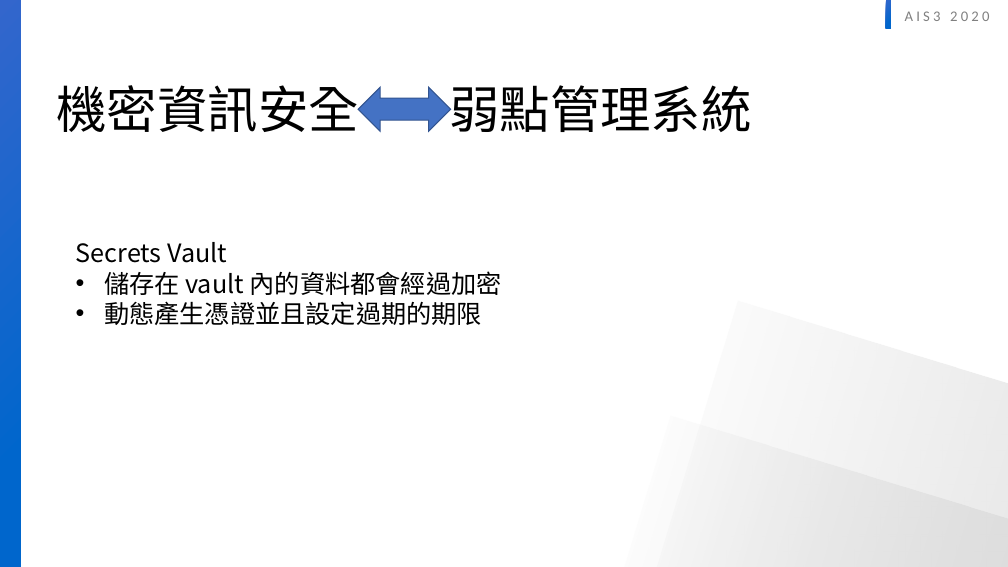
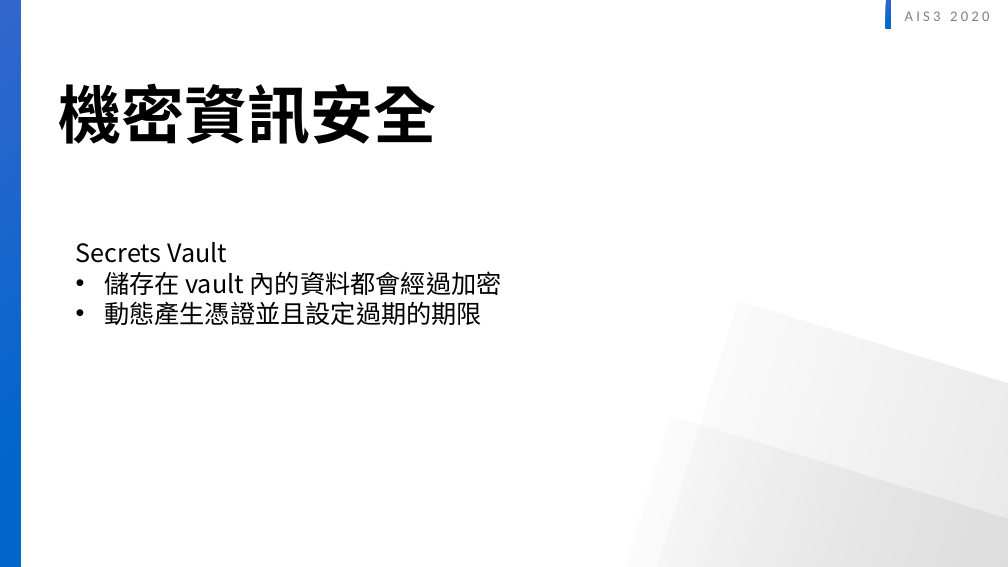
Before and after one commit to twinklestar03/AIS3-Dragon, a slide deck: slide 8 of AIS3 dragon security.pptx (slide 7 before the commit). Drawn at 1008x567 pixels with LibreOffice and Linux fonts; fonts in the diff are those of the drawing. Boxes give left, top, right and bottom in pixels: in the first picture for what was removed or moved away, otherwise in the second. Text is boxed around its words. In the diff, an @@ line names an element or a change of style, - is before the commit and + after.

```diff
--- a/AIS3 dragon security.pptx
+++ b/AIS3 dragon security.pptx
@@ text at [59, 83, 437, 144]: text changed; size 48 to 60 pt; bold on @@
-機密資訊安全 弱點管理系統
+機密資訊安全
@@ left right arrow removed at [358, 87, 451, 131] @@
```
Also in this commit, not shown: 9 other slides changed, 4 slides added, 4 slides removed.
